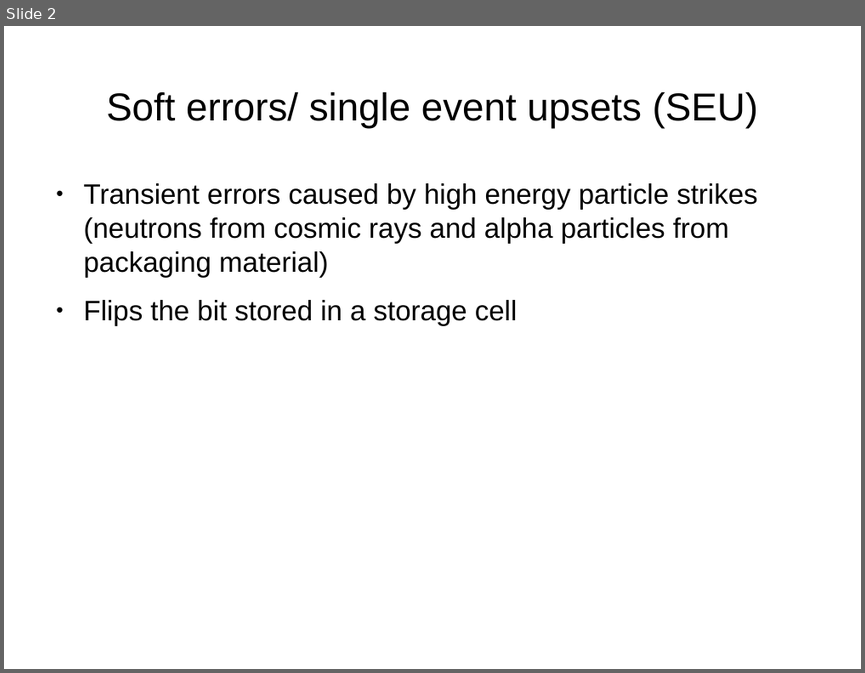
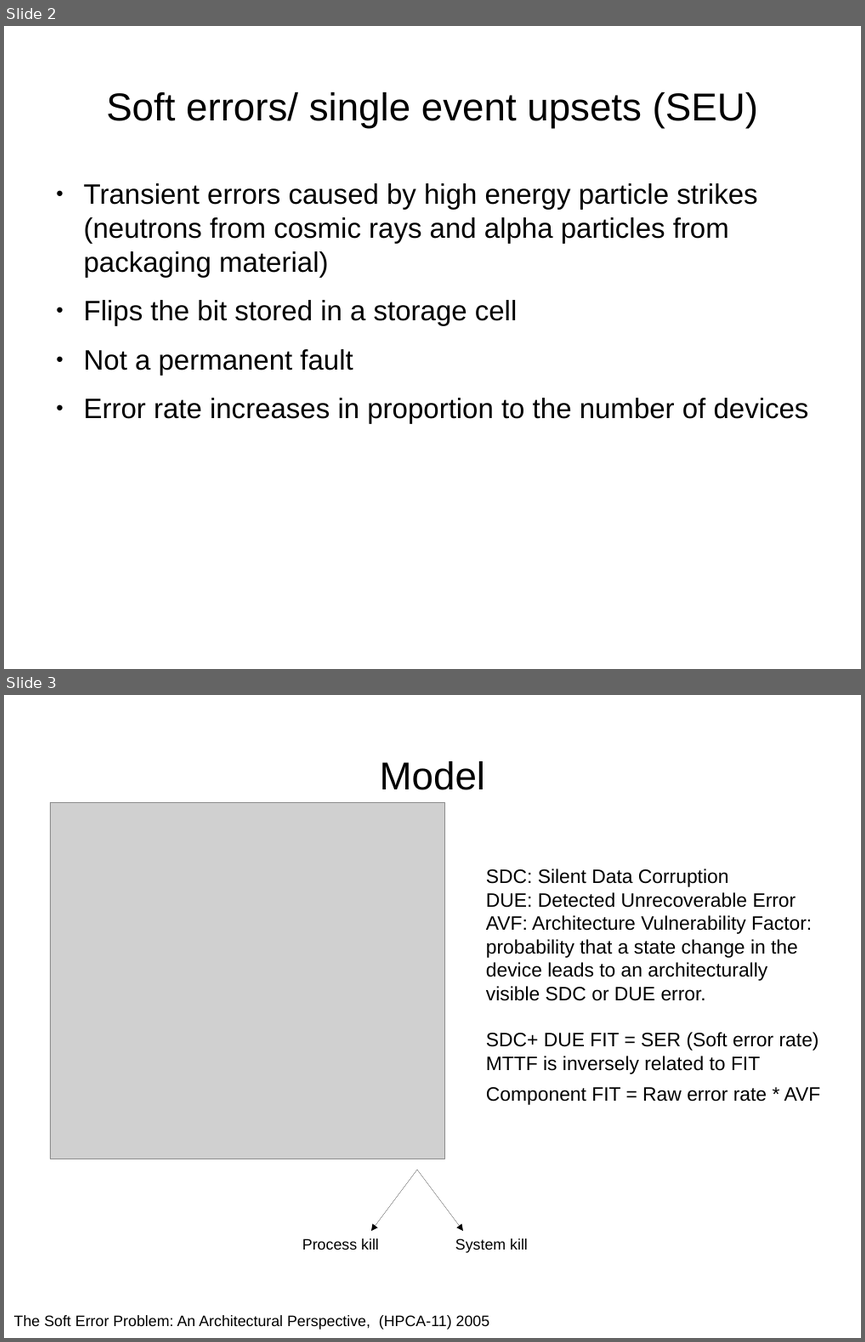
Before and after one commit to nandithaec/c-code-project, a slide deck: report/softerrors.odp. Shown one above the other, each under a label of ours: slide 2 before the commit, slides 2 and 3 after it. The pictures are 865x673 and 865x1342 pixels, drawn with LibreOffice and Linux fonts; fonts in the diff are those of the drawing; grey boxes stand for pictures. Boxes give left, top, right and bottom in pixels: in the first picture for what was removed or moved away, otherwise in the second. Text is boxed around its words. In the diff, an @@ line names an element or a change of style, - is before the commit and + after.

```diff
--- a/report/softerrors.odp
+++ b/report/softerrors.odp
@@ slide 3 added at <box>4,695,861,1338</box>, background #FFFFFF @@
@@ title added at <box>380,761,485,790</box>, 36 pt, text #000000 @@
+Model
@@ picture added at <box>50,802,445,1158</box> @@
@@ text added at <box>486,868,819,1074</box>, 18 pt, text #000000 @@
+SDC: Silent Data Corruption
+DUE: Detected Unrecoverable Error
+AVF: Architecture Vulnerability Factor: probability that a state change in the
+device leads to an architecturally visible SDC or DUE error.
+SDC+ DUE FIT = SER (Soft error rate)
+MTTF is inversely related to FIT
@@ text added at <box>486,1087,821,1105</box>, 18 pt, text #000000 @@
+Component FIT = Raw error rate * AVF
@@ arrow added from (417, 1169) to (371, 1231), #000000 0 pt @@
@@ arrow added from (417, 1169) to (464, 1231), #000000 0 pt @@
@@ text added at <box>302,1238,379,1249</box>, 14 pt, text #000000 @@
+Process kill
@@ text added at <box>455,1238,528,1253</box>, 14 pt, text #000000 @@
+System kill
@@ text added at <box>14,1315,490,1329</box>, 14 pt, text #000000 @@
+The Soft Error Problem: An Architectural Perspective, (HPCA-11) 2005
@@ slide 2 changed as well @@
@@ text at <box>84,349,809,424</box>: paragraphs added @@
+● Not a permanent fault
+● Error rate increases in proportion to the number of devices
```
Also in this commit, not shown: 2 other slides changed, 7 other slides added, 1 slide removed, 2 other files.
